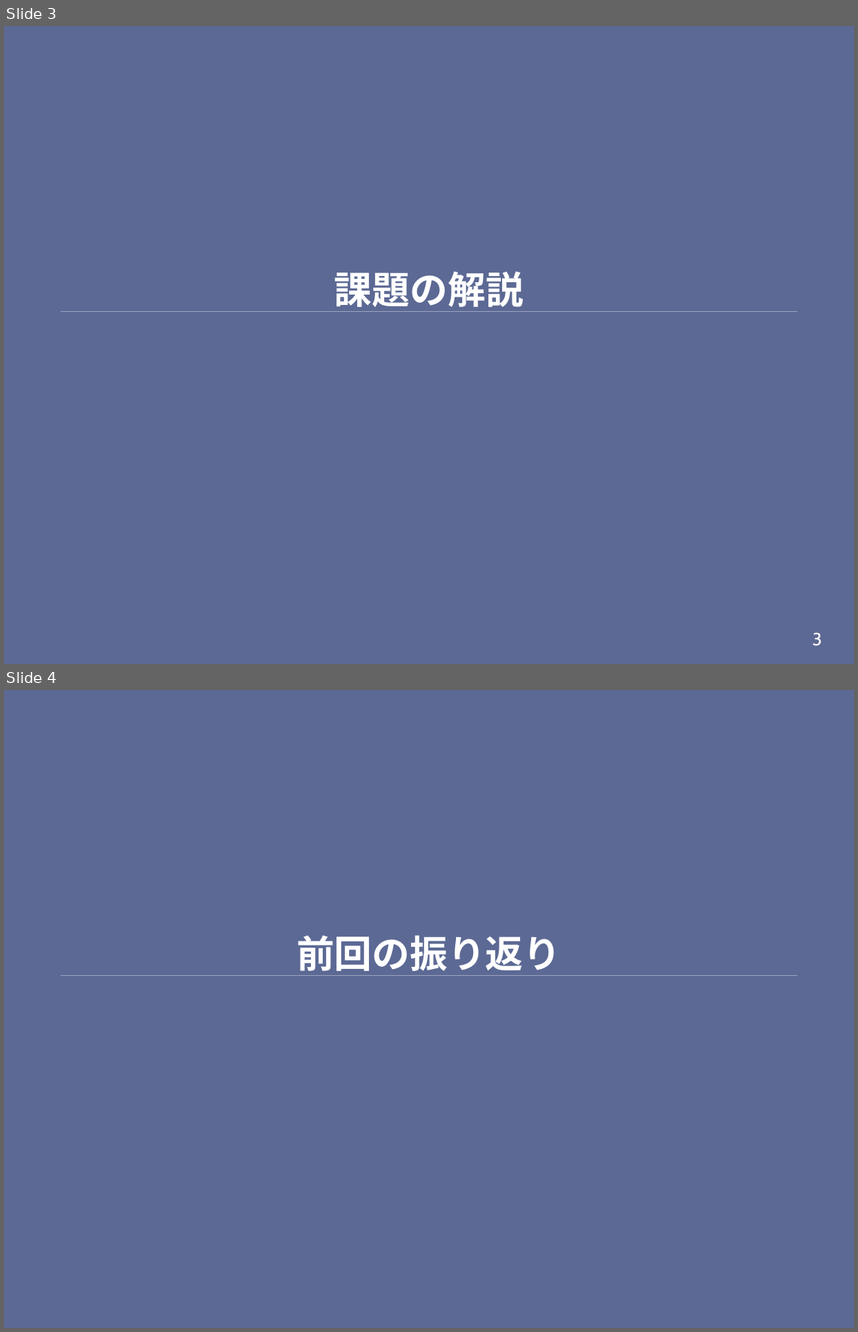
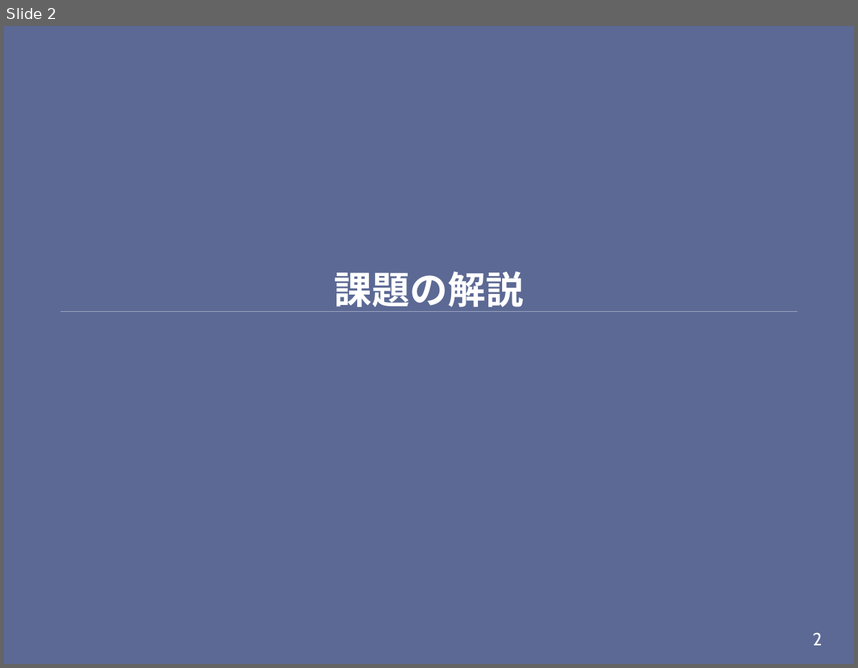
Before and after one commit to shioyadan/otya-computer-architecture-i, a slide deck: cai-shioya-08.pptx. Shown one above the other, each under a label of ours: slides 3 and 4 before the commit, slide 2 after it. The pictures are 858x1332 and 858x668 pixels, drawn with LibreOffice and Linux fonts; fonts in the diff are those of the drawing. Boxes give left, top, right and bottom in pixels: in the first picture for what was removed or moved away, otherwise in the second. Text is boxed around its words. In the diff, an @@ line names an element or a change of style, - is before the commit and + after.

```diff
--- a/cai-shioya-08.pptx
+++ b/cai-shioya-08.pptx
@@ slide 4 removed at box(4, 690, 854, 1328), background #5C6994; not listed: 1 template element that a slide beside it also shows @@
@@ title removed at box(297, 935, 561, 976) @@
-前回の振り返り
@@ what was slide 3 is now slide 2 @@
@@ page number at box(813, 632, 822, 645): text changed @@
-3
+2
```
Also in this commit, not shown: 12 slides changed, 69 slides added, 6 other slides removed, 2 other files.
